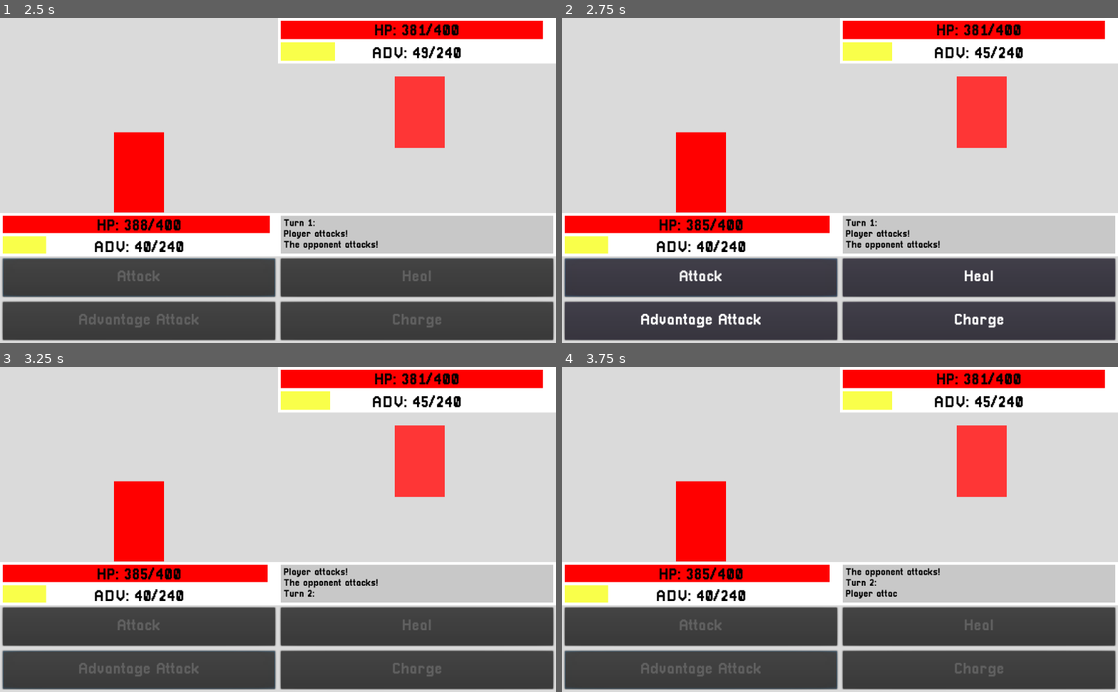
Above: before the commit, frames 1-4 (two rows, left to right).
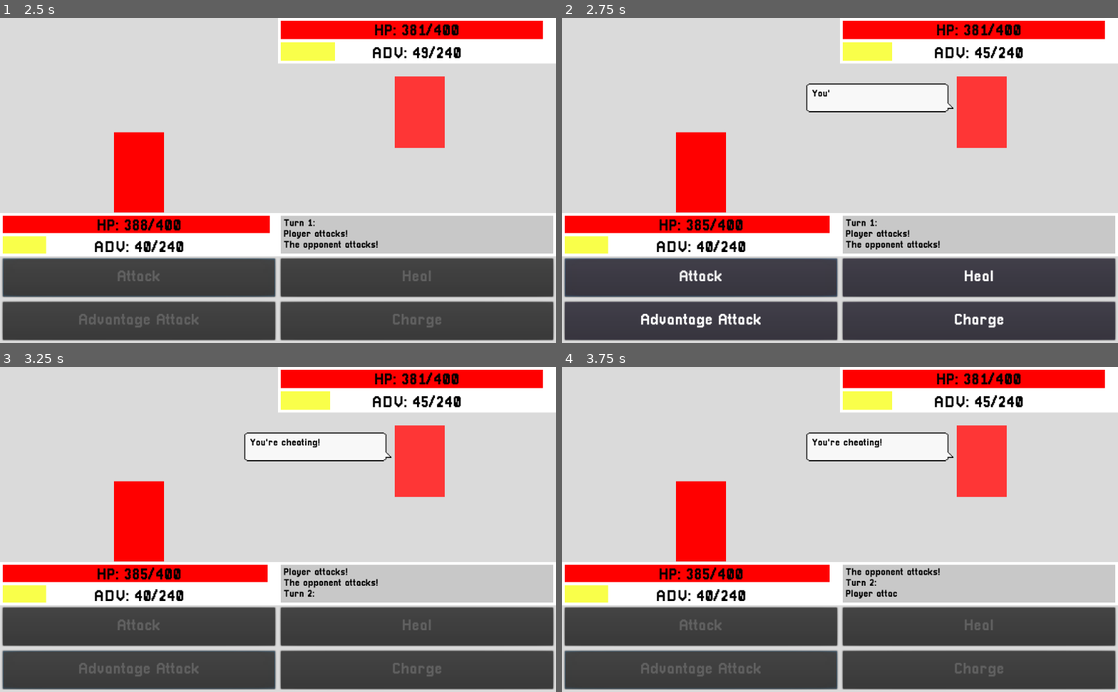
Above: after the commit, the same moments.

Repository: ArtlessAvian/kind-opponent
Game: Godot game, scene res://gameingame/BattleWView.tscn
The game is run twice, just before and just after one commit, with the same random seed, the same clock (stepped at 60 frames per second) and the same inputs.
Inputs (mouse positions are in pixels of both pictures, inside the frame that each line leads up to):
- Up to frame 1 (2.5 s): click "Attack" at 0.5 s; tap Enter (ui_accept) at 1.25, 1.52, 2.27 s; move the mouse to (417, 31) at 1.27 s; click (417, 31) at 1.35 s; move the mouse to (417, 53) at 2.02 s; click (417, 53) at 2.1 s
- Up to frame 2 (2.75 s): no input
- Up to frame 3 (3.25 s): click "Advantage Attack" at 2.75 s
- Up to frame 4 (3.75 s): tap Enter (ui_accept) at 3.5 s; move the mouse to (701, 575) at 3.52 s; click (701, 575) at 3.6 s

Frame 1 is identical in both runs. In frame 2, 2.3% of the frame differs, in the area x 43-71%, y 20-30%; in frame 3, 2.3%; in frame 4, 2.3%.

Commit message:
Added enemy dialogue

Diff:
--- a/EnemyText.gd
+++ b/EnemyText.gd
@@ -3,35 +3,64 @@
 export(float) var reveal_speed
 export(float) var reveal_duration
 export(float) var fade_duration
+
 var opacity
 var fade_timer
 var reveal_timer
 var perc_visible
+var lines
 export(NodePath) var speech_bubble
+var battle_path
+var battle
+var is_active
+
 func _ready():
+	battle = get_node("../../../../Battle")
 	speech_bubble = self.get_node(speech_bubble)
 	speech_bubble.visible = false
 	reveal_timer = 0
 	fade_timer = fade_duration
 	reveal_timer = reveal_duration
 	perc_visible = 0
+	is_active = false
+	_initialize_lines()
+
 
 func _process(delta):
-	if reveal_timer > 0:
-		if perc_visible < 1:
-			perc_visible += reveal_speed*delta
-		reveal_timer -= delta
-		self.percent_visible = perc_visible
-	else:
-		if fade_timer > 0:
-			fade_timer -= delta
-			opacity = lerp(0,1,fade_timer/fade_duration)
-			speech_bubble.modulate = Color(1,1,1,opacity)
+	if is_active:
+		if reveal_timer > 0:
+			if perc_visible < 1:
+				perc_visible += reveal_speed*delta
+			reveal_timer -= delta
+			self.percent_visible = perc_visible
 		else:
-			speech_bubble.visible = false
+			if fade_timer > 0:
+				fade_timer -= delta
+				opacity = lerp(0,1,fade_timer/fade_duration)
+				speech_bubble.modulate = Color(1,1,1,opacity)
+			else:
+				speech_bubble.visible = false
+				is_active = false
+
+func _initialize_lines():
+	lines = []
+	lines.append("I'm gonna get you!")
+	lines.append("You're cheating!")
+	lines.append("Just you wait...")
+	lines.append("F**K!")
+	lines.append("I didn't mean to do that.")
+	lines.append("Whoops...")
+	lines.append("Just give up already!")
 
 
-func set_text(text):
+
+func set_rand_line():
+	battle.yielding_for_queue.push_back(self)
+
+
+func _thing(delta):
+	var rand_index = randi()%len(lines)
+	var text = lines[rand_index]
 	perc_visible = 0
 	self.text = text
 	self.percent_visible = perc_visible
@@ -39,3 +68,5 @@
 	speech_bubble.modulate = Color(1,1,1,1)
 	reveal_timer = reveal_duration
 	fade_timer = fade_duration
+	is_active = true
+	return true
--- a/GameUI.tscn
+++ b/GameUI.tscn
@@ -1,16 +1,17 @@
-[gd_scene load_steps=12 format=2]
+[gd_scene load_steps=13 format=2]
 
 [ext_resource path="res://animations/AttackAnimation.tres" type="Animation" id=1]
 [ext_resource path="res://animations/DamageBlink.tres" type="Animation" id=2]
 [ext_resource path="res://animations/EnemyAttackAnimation.tres" type="Animation" id=3]
-[ext_resource path="res://TestScene.tscn" type="PackedScene" id=4]
-[ext_resource path="res://UIHealthBar.tscn" type="PackedScene" id=5]
-[ext_resource path="res://AdvBar.tscn" type="PackedScene" id=6]
-[ext_resource path="res://Pixellari.tres" type="DynamicFont" id=7]
-[ext_resource path="res://PixellariSmall.tres" type="DynamicFont" id=8]
-[ext_resource path="res://gameingame/RichTextLabel.gd" type="Script" id=9]
-[ext_resource path="res://LoopingLabel.gd" type="Script" id=10]
-[ext_resource path="res://animations/LoopingLabel.tres" type="Animation" id=11]
+[ext_resource path="res://sprites/speech_bubble1.png" type="Texture" id=4]
+[ext_resource path="res://PixellariSmall.tres" type="DynamicFont" id=5]
+[ext_resource path="res://EnemyText.gd" type="Script" id=6]
+[ext_resource path="res://UIHealthBar.tscn" type="PackedScene" id=7]
+[ext_resource path="res://AdvBar.tscn" type="PackedScene" id=8]
+[ext_resource path="res://Pixellari.tres" type="DynamicFont" id=9]
+[ext_resource path="res://gameingame/RichTextLabel.gd" type="Script" id=10]
+[ext_resource path="res://LoopingLabel.gd" type="Script" id=11]
+[ext_resource path="res://animations/LoopingLabel.tres" type="Animation" id=12]
 
 [node name="GameUI" type="Control"]
 anchor_right = 1.0
@@ -58,7 +59,33 @@
 [node name="AnimationPlayer" type="AnimationPlayer" parent="BattleCanvas/EnemyRegion/ColorRect"]
 anims/EnemyAttackAnimation = ExtResource( 3 )
 
-[node name="SpeechBubble" parent="BattleCanvas/EnemyRegion" instance=ExtResource( 4 )]
+[node name="SpeechBubble" type="NinePatchRect" parent="BattleCanvas/EnemyRegion"]
+anchor_right = 0.8
+anchor_bottom = 0.8
+margin_top = -30.0
+margin_right = -5.0
+margin_bottom = -30.0
+texture = ExtResource( 4 )
+region_rect = Rect2( 0, 0, 300, 96 )
+patch_margin_left = 3
+patch_margin_top = 3
+patch_margin_right = 21
+patch_margin_bottom = 3
+
+[node name="EnemyText" type="RichTextLabel" parent="BattleCanvas/EnemyRegion/SpeechBubble"]
+anchor_right = 1.0
+anchor_bottom = 1.0
+margin_left = 10.0
+margin_top = 10.0
+margin_right = -30.0
+margin_bottom = -10.0
+custom_fonts/normal_font = ExtResource( 5 )
+custom_colors/default_color = Color( 0, 0, 0, 1 )
+script = ExtResource( 6 )
+reveal_speed = 1.5
+reveal_duration = 2.7
+fade_duration = 0.5
+speech_bubble = NodePath("..")
 
 [node name="UICanvas" type="Control" parent="."]
 anchor_right = 1.0
--- a/gameingame/Battle.gd
+++ b/gameingame/Battle.gd
@@ -4,6 +4,7 @@
 signal user_feedback
 signal update_bars
 signal opportunity_turn
+signal update_text
 
 var yielding_for_queue = []
 var turn = 0 # why not its free
@@ -101,7 +102,8 @@
 		if ($Player.is_dead()):
 			self._text_box("You are ded (jk you win)")
 			self._text_box(str("Believability: ", 120/$Opponent._health, "%"))
-
+	if true:
+		self.emit_signal("update_text")
 	self._get_opportunity_attack()
 
 func _text_box(text):
--- a/gameingame/BattleWView.tscn
+++ b/gameingame/BattleWView.tscn
@@ -16,6 +16,12 @@
 
 [node name="AnimationPlayer" parent="BattleCanvas/PlayerRegion/ColorRect" index="0"]
 anims/IdleBounce = ExtResource( 2 )
+
+[node name="SpeechBubble" parent="BattleCanvas/EnemyRegion" index="1"]
+anchor_left = 0.2
+anchor_top = 0.4
+margin_top = -40.0
+margin_bottom = -40.0
 
 [node name="EnemyHPBar" parent="UICanvas/EnemyUI/EnemyBars/EnemyHPregion" index="0"]
 target_path = NodePath("../../../../../Battle")
@@ -68,9 +74,10 @@
 [connection signal="button_down" from="UICanvas/PlayerUI/PlayerActions/Action3Region/Attack3Button" to="Battle" method="_on_button_down" binds= [ 2 ]]
 [connection signal="button_down" from="UICanvas/PlayerUI/PlayerActions/Action4Region/Attack4Button" to="Battle" method="_on_button_down" binds= [ 3 ]]
 [connection signal="update_bars" from="Battle" to="UICanvas/PlayerUI/PlayerBars/PlayerAdvRegion/EnemyAdvBar" method="_on_Battle_update_bars"]
+[connection signal="update_bars" from="Battle" to="UICanvas/EnemyUI/EnemyBars/EnemyHPregion/EnemyHPBar" method="_on_Battle_update_bars"]
 [connection signal="update_bars" from="Battle" to="UICanvas/PlayerUI/PlayerBars/PlayerHPRegion/PlayerHealthBar" method="update_children"]
 [connection signal="update_bars" from="Battle" to="UICanvas/EnemyUI/EnemyBars/EnemyAdvRegion/EnemyAdvBar" method="update_children"]
-[connection signal="update_bars" from="Battle" to="UICanvas/EnemyUI/EnemyBars/EnemyHPregion/EnemyHPBar" method="_on_Battle_update_bars"]
+[connection signal="update_text" from="Battle" to="BattleCanvas/EnemyRegion/SpeechBubble/EnemyText" method="set_rand_line"]
 [connection signal="user_feedback" from="Battle" to="Panel/Control/RichTextLabel" method="_on_Battle_user_feedback"]
 
 [editable path="UICanvas/EnemyUI/EnemyBars/EnemyAdvRegion/EnemyAdvBar"]
Not shown: 12 places in GameUI.tscn that only renumber resources
